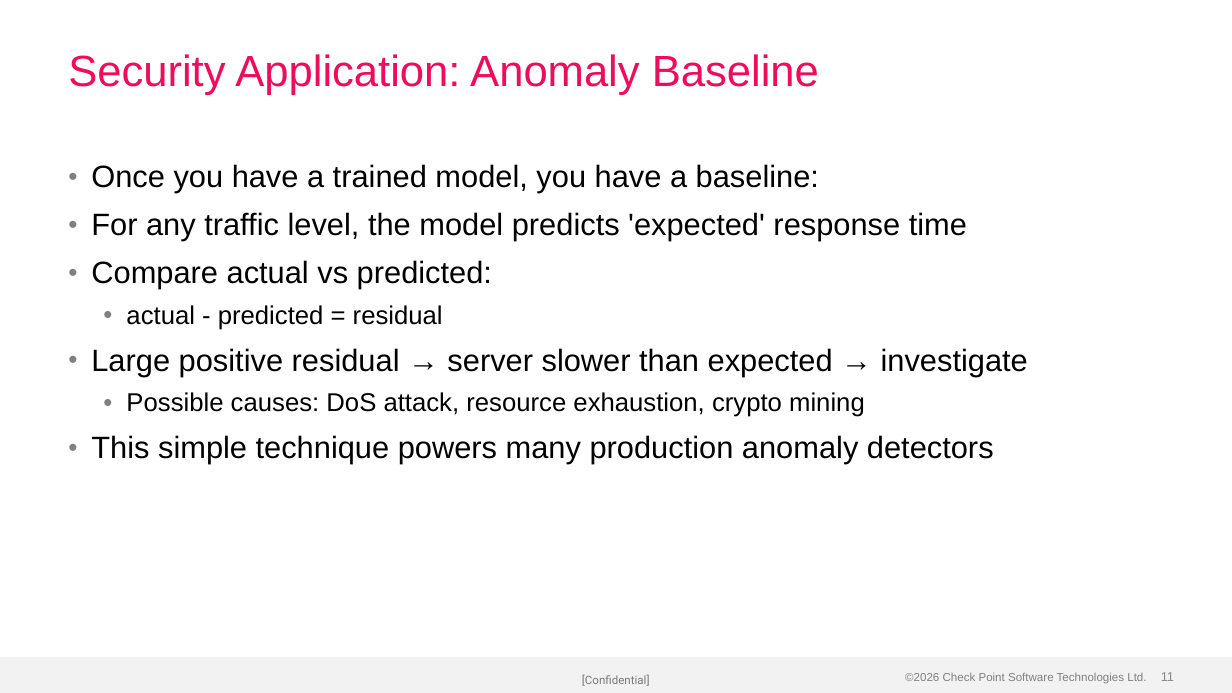
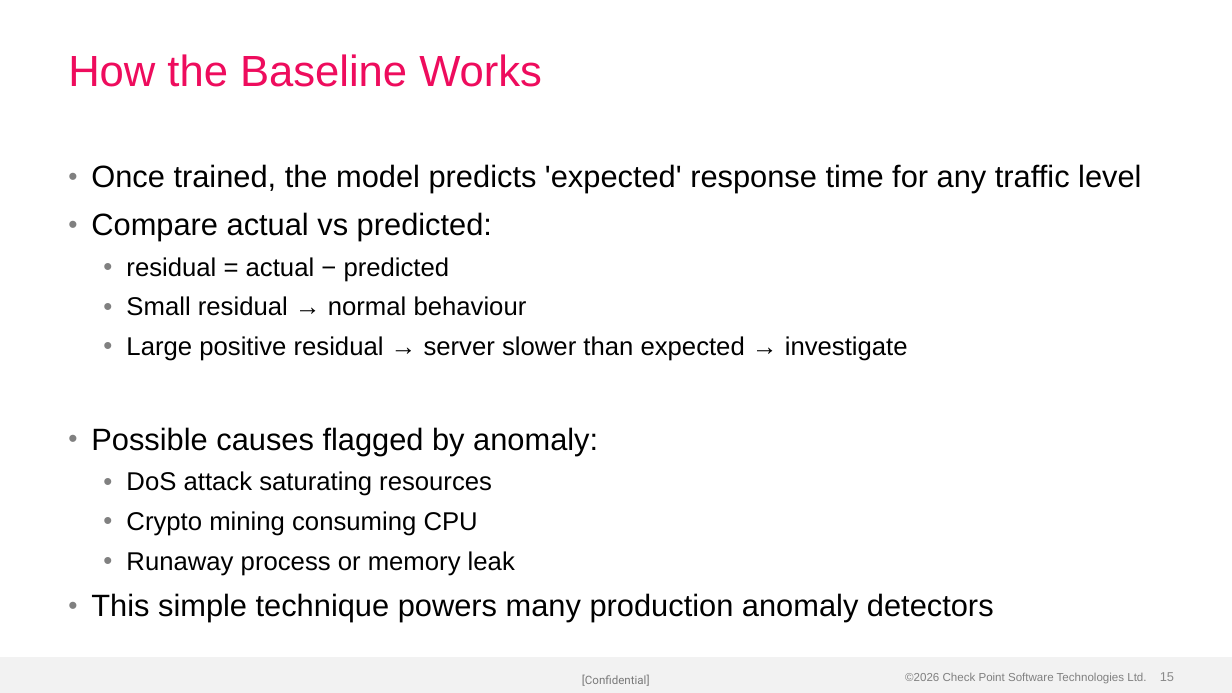
Before and after one commit to alshawwaf/ai-basic-training, a slide deck: slide 15 of stage1_classic_ml/02_linear_regression/Lecture-2-Linear-Regression.pptx (slide 11 before the commit). Drawn at 1232x693 pixels with LibreOffice and Linux fonts; fonts in the diff are those of the drawing; background and template pictures are left out. Boxes give left, top, right and bottom in pixels: in the first picture for what was removed or moved away, otherwise in the second. Text is boxed around its words. In the diff, an @@ line names an element or a change of style, - is before the commit and + after.

Commit message:
Rebuild Lecture-2 with charts and visual layouts
5 embedded images: scatter plot with regression line, equation diagram,
metrics cards, anomaly detection baseline, non-linear limitation chart.
Uses 2-Column, Bullets+Pull Quote, and Title Only layouts.

```diff
--- a/stage1_classic_ml/02_linear_regression/Lecture-2-Linear-Regression.pptx
+++ b/stage1_classic_ml/02_linear_regression/Lecture-2-Linear-Regression.pptx
@@ title at (x1=68, y1=54, x2=542, y2=87): text changed @@
-Security Application: Anomaly Baseline
+How the Baseline Works
@@ text at (x1=91, y1=164, x2=1141, y2=193): text changed @@
-• Once you have a trained model, you have a baseline:
-• For any traffic level, the model predicts 'expected' response time
+• Once trained, the model predicts 'expected' response time for any traffic level
@@ text at (x1=126, y1=257, x2=527, y2=316): text changed @@
-  • actual - predicted = residual
+  • residual = actual − predicted
+  • Small residual → normal behaviour
@@ text at (x1=126, y1=336, x2=908, y2=361): size 24 to 20 pt in "Large positive residual → server slower than ..."; list level 1 to 2 in "Large positive residual → server ..." @@
@@ text at (x1=91, y1=427, x2=598, y2=576): text changed @@
-  • Possible causes: DoS attack, resource exhaustion, crypto mining
+• Possible causes flagged by anomaly:
+  • DoS attack saturating resources
+  • Crypto mining consuming CPU
+  • Runaway process or memory leak
@@ page number at (x1=1160, y1=672, x2=1174, y2=681): text changed @@
-11
+15
```
Also in this commit, not shown: 8 other slides changed, 9 slides added, 5 slides removed.
